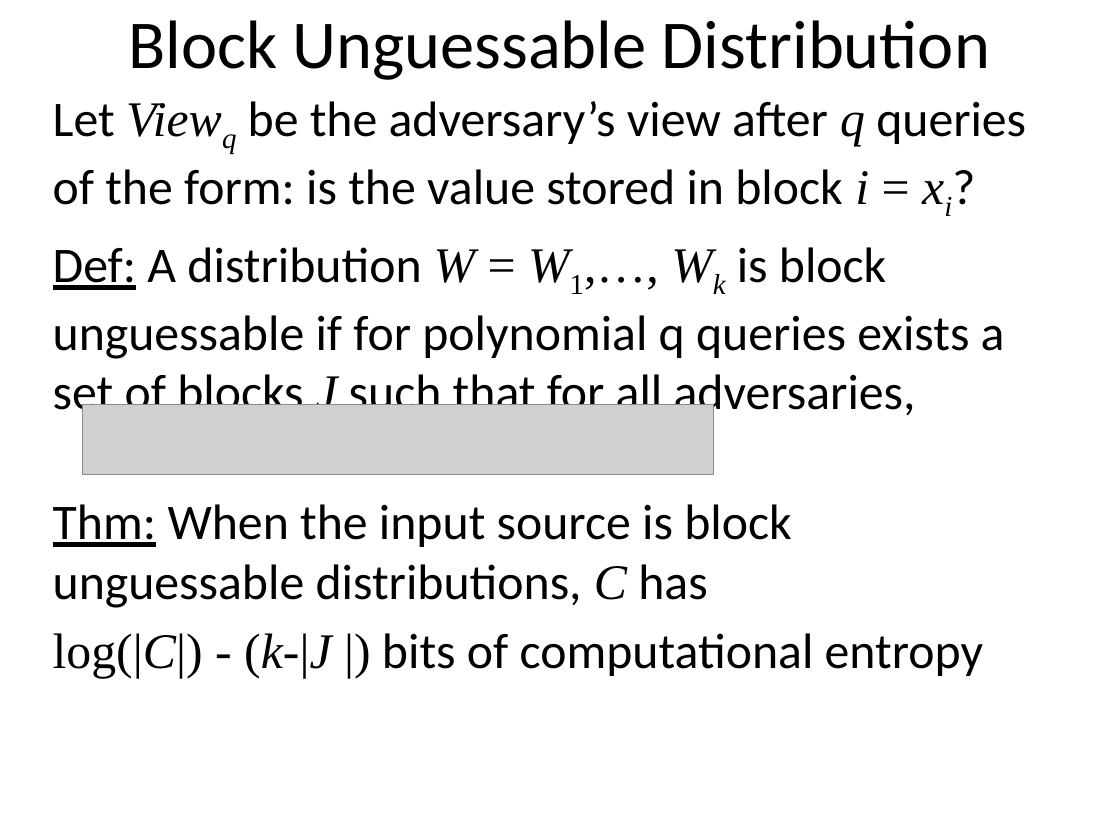
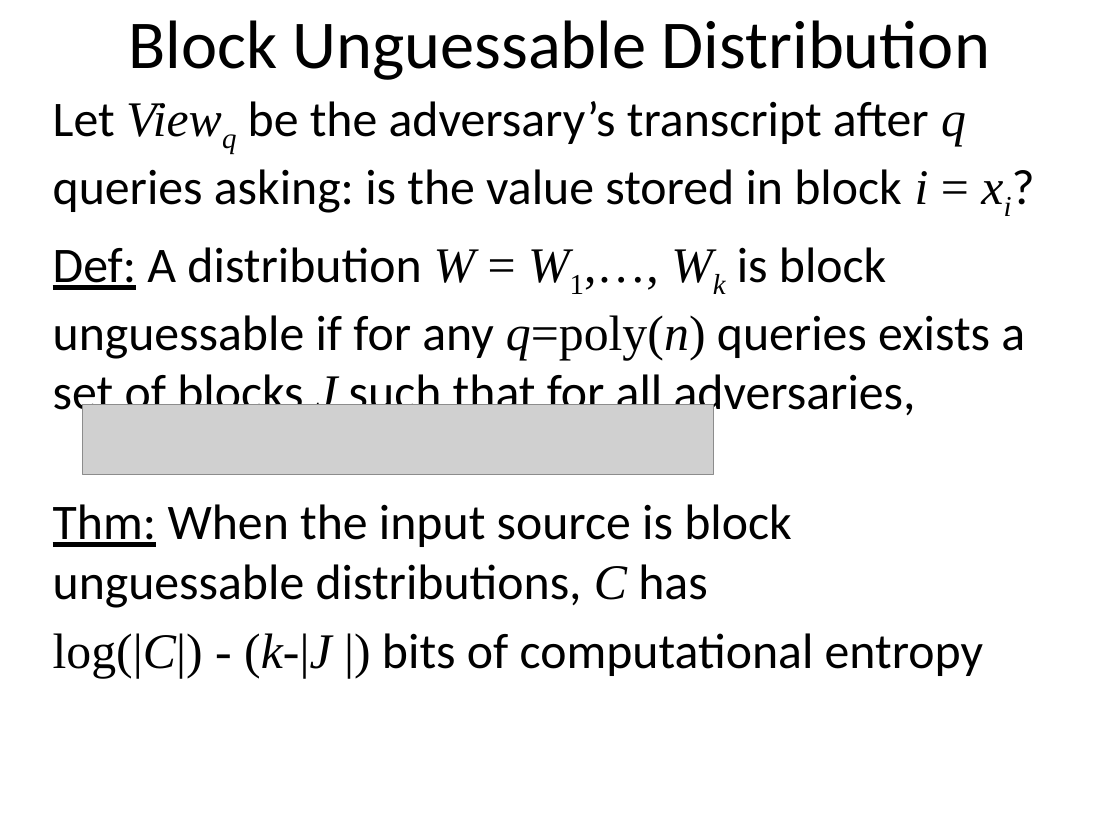
Before and after one commit to xianruimeng/comp-fuzzy-ext, a slide deck: slide 26 of constantRate/KeyDerivationWithNegativeUsable.pptx. Drawn at 1120x840 pixels with LibreOffice and Linux fonts; fonts in the diff are those of the drawing; grey boxes stand for pictures. Boxes give left, top, right and bottom in pixels: in the first picture for what was removed or moved away, otherwise in the second. Text is boxed around its words. In the diff, an @@ line names an element or a change of style, - is before the commit and + after.

```diff
--- a/constantRate/KeyDerivationWithNegativeUsable.pptx
+++ b/constantRate/KeyDerivationWithNegativeUsable.pptx
@@ text at [53,101,1025,421]: text changed @@
-Let Viewq be the adversary’s view after q queries of the form: is the value stored in block i = xi?
-Def: A distribution W = W1,…, Wk is block unguessable if for polynomial q queries exists a set of blocks J such that for all adversaries,
+Let Viewq be the adversary’s transcript after q queries asking: is the value stored in block i = xi?
+Def: A distribution W = W1,…, Wk is block unguessable if for any q=poly(n) queries exists a set of blocks J such that for all adversaries,
```
Also in this commit, not shown: 14 other slides changed, 11 slides added.
